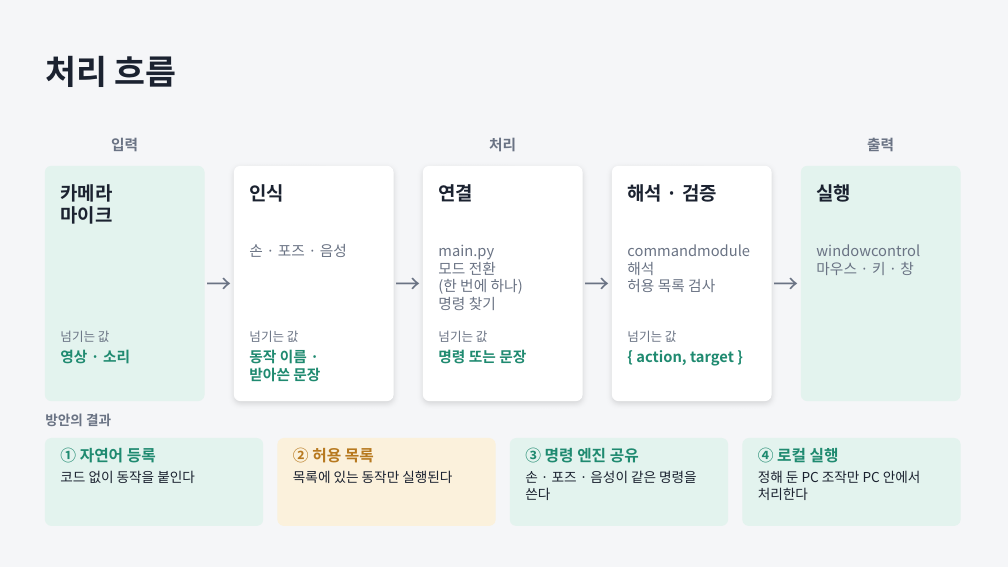
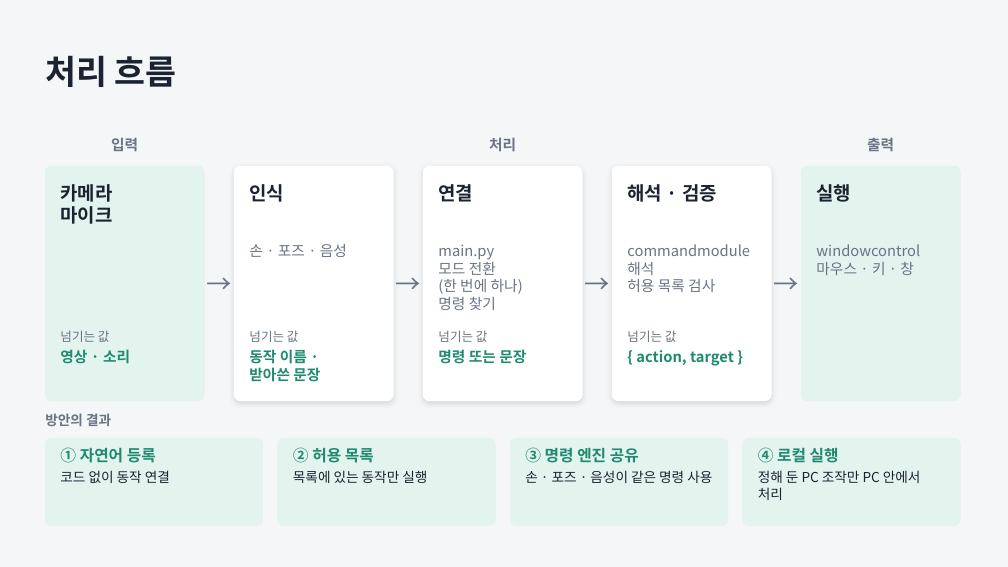
Before and after one commit to JungUH-0/JungPra, a slide deck: slide 4 of pythonpra/myproject/ppt/assistant_process.pptx. Drawn at 1008x567 pixels with LibreOffice and Linux fonts; fonts in the diff are those of the drawing. Boxes give left, top, right and bottom in pixels: in the first picture for what was removed or moved away, otherwise in the second. Text is boxed around its words. In the diff, an @@ line names an element or a change of style, - is before the commit and + after.

```diff
--- a/pythonpra/myproject/ppt/assistant_process.pptx
+++ b/pythonpra/myproject/ppt/assistant_process.pptx
@@ rounded rectangle at [278, 439, 495, 526]: fill #FBF1DC to #E3F3EE; outline #FBF1DC 1 pt to #E3F3EE 1 pt @@
@@ text at [293, 447, 374, 463]: text colour #B7791F to #1F8A70 in "② 허용 목록" @@
@@ text at [60, 470, 170, 483]: text changed @@
-코드 없이 동작을 붙인다
+코드 없이 동작 연결
@@ text at [293, 470, 427, 483]: text changed @@
-목록에 있는 동작만 실행된다
+목록에 있는 동작만 실행
@@ text at [525, 470, 712, 483]: text changed @@
-손 · 포즈 · 음성이 같은 명령을 쓴다
+손 · 포즈 · 음성이 같은 명령 사용
@@ text at [758, 470, 921, 500]: text changed @@
-정해 둔 PC 조작만 PC 안에서 처리한다
+정해 둔 PC 조작만 PC 안에서 처리
```
Also in this commit, not shown: 11 other slides changed, 5 other files.
